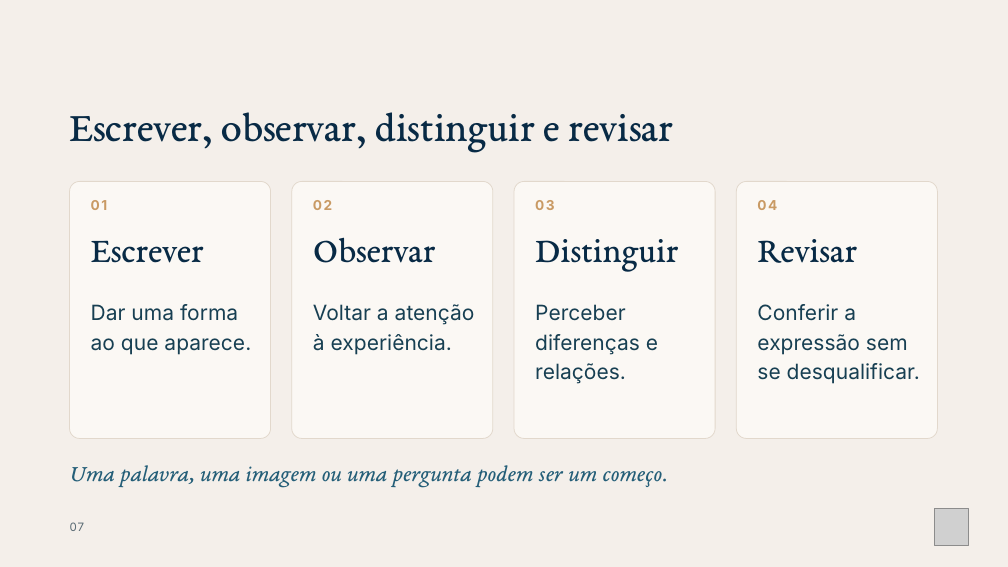
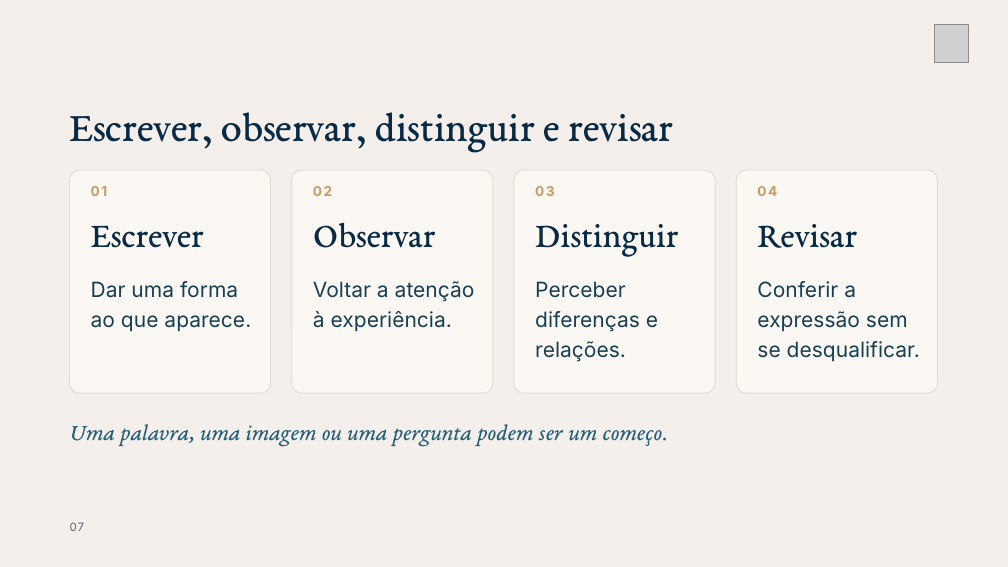
Before and after one commit to fabianodeliberalli/base-cognitiva-vault, a slide deck: slide 7 of 70 - Produções/Cursos/Curso - Nome Provisório/Materiais/Módulo 0/TSH · M0.2 · Como usar os materiais - padronizado.pptx. Drawn at 1008x567 pixels with LibreOffice and Linux fonts; fonts in the diff are those of the drawing; grey boxes stand for pictures. Boxes give left, top, right and bottom in pixels: in the first picture for what was removed or moved away, otherwise in the second. Text is boxed around its words. In the diff, an @@ line names an element or a change of style, - is before the commit and + after.

```diff
--- a/70 - Produções/Cursos/Curso - Nome Provisório/Materiais/Módulo 0/TSH · M0.2 · Como usar os materiais - padronizado.pptx
+++ b/70 - Produções/Cursos/Curso - Nome Provisório/Materiais/Módulo 0/TSH · M0.2 · Como usar os materiais - padronizado.pptx
@@ picture: place and size @@
-picture at bbox=[935, 508, 969, 546]
+picture at bbox=[935, 24, 969, 62]
@@ rounded rectangle: place and size @@
-rounded rectangle at bbox=[70, 181, 271, 439]
+rounded rectangle at bbox=[70, 170, 271, 393]
@@ rounded rectangle: place and size @@
-rounded rectangle at bbox=[292, 181, 493, 439]
+rounded rectangle at bbox=[292, 170, 493, 393]
@@ rounded rectangle: place and size @@
-rounded rectangle at bbox=[514, 181, 715, 439]
+rounded rectangle at bbox=[514, 170, 715, 393]
@@ rounded rectangle: place and size @@
-rounded rectangle at bbox=[737, 181, 938, 439]
+rounded rectangle at bbox=[737, 170, 938, 393]
@@ 8 texts: place and size @@
-8 texts at bbox=[91, 200, 857, 272]
+8 texts at bbox=[91, 186, 857, 257]
@@ text "Dar uma forma ao que ...": place and size @@
-text "Dar uma forma ao que ..." at bbox=[91, 304, 251, 355]
+text "Dar uma forma ao que ..." at bbox=[91, 281, 251, 332]
@@ text "Voltar a atenção à experiência.": place and size @@
-text "Voltar a atenção à experiência." at bbox=[313, 304, 475, 355]
+text "Voltar a atenção à experiência." at bbox=[313, 281, 475, 332]
@@ text "Perceber diferenças e relações.": place and size @@
-text "Perceber diferenças e relações." at bbox=[535, 304, 658, 384]
+text "Perceber diferenças e relações." at bbox=[535, 281, 658, 362]
@@ text "Conferir a expressão sem se ...": place and size @@
-text "Conferir a expressão sem se ..." at bbox=[757, 304, 920, 384]
+text "Conferir a expressão sem se ..." at bbox=[757, 281, 920, 362]
@@ text "Uma palavra, uma imagem ou ...": place and size @@
-text "Uma palavra, uma imagem ou ..." at bbox=[70, 465, 667, 488]
+text "Uma palavra, uma imagem ou ..." at bbox=[70, 424, 667, 447]
```
Also in this commit, not shown: 14 other slides changed, 27 other files.
